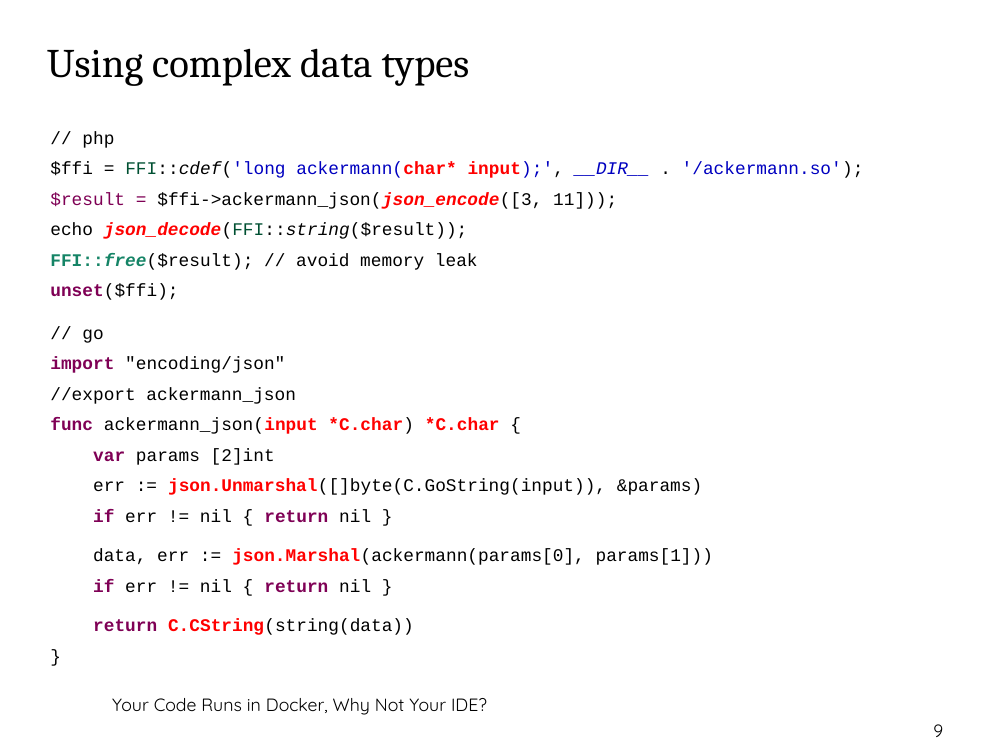
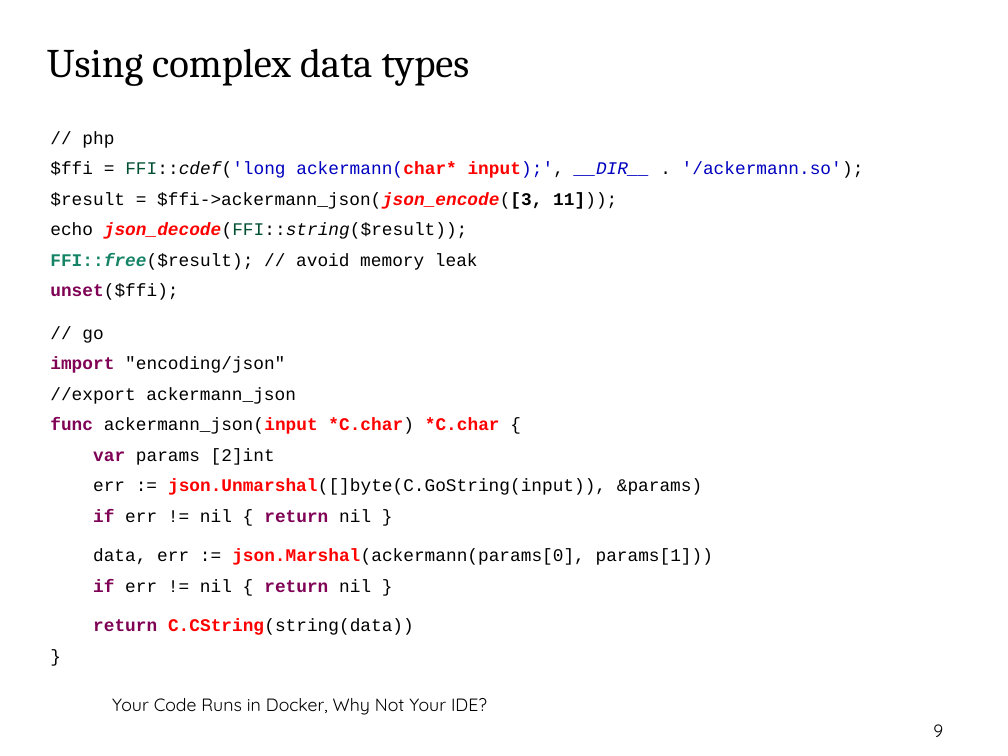
Before and after one commit to thomasbley/php-go-integration, a slide deck: slide 9 of getting_started_with_php_ffi.odp. Drawn at 1008x756 pixels with LibreOffice and Linux fonts; fonts in the diff are those of the drawing; background and template pictures are left out. Boxes give left, top, right and bottom in pixels: in the first picture for what was removed or moved away, otherwise in the second. Text is boxed around its words. In the diff, an @@ line names an element or a change of style, - is before the commit and + after.

```diff
--- a/getting_started_with_php_ffi.odp
+++ b/getting_started_with_php_ffi.odp
@@ text at (x1=50, y1=192, x2=617, y2=209): text colour #7F0055 to #000000 in "$result ="; bold on in "$ffi->ackermann_json(json_encode([3, 11]));" @@
```
Also in this commit, not shown: 2 other slides changed, 4 slides added, 1 other file.
